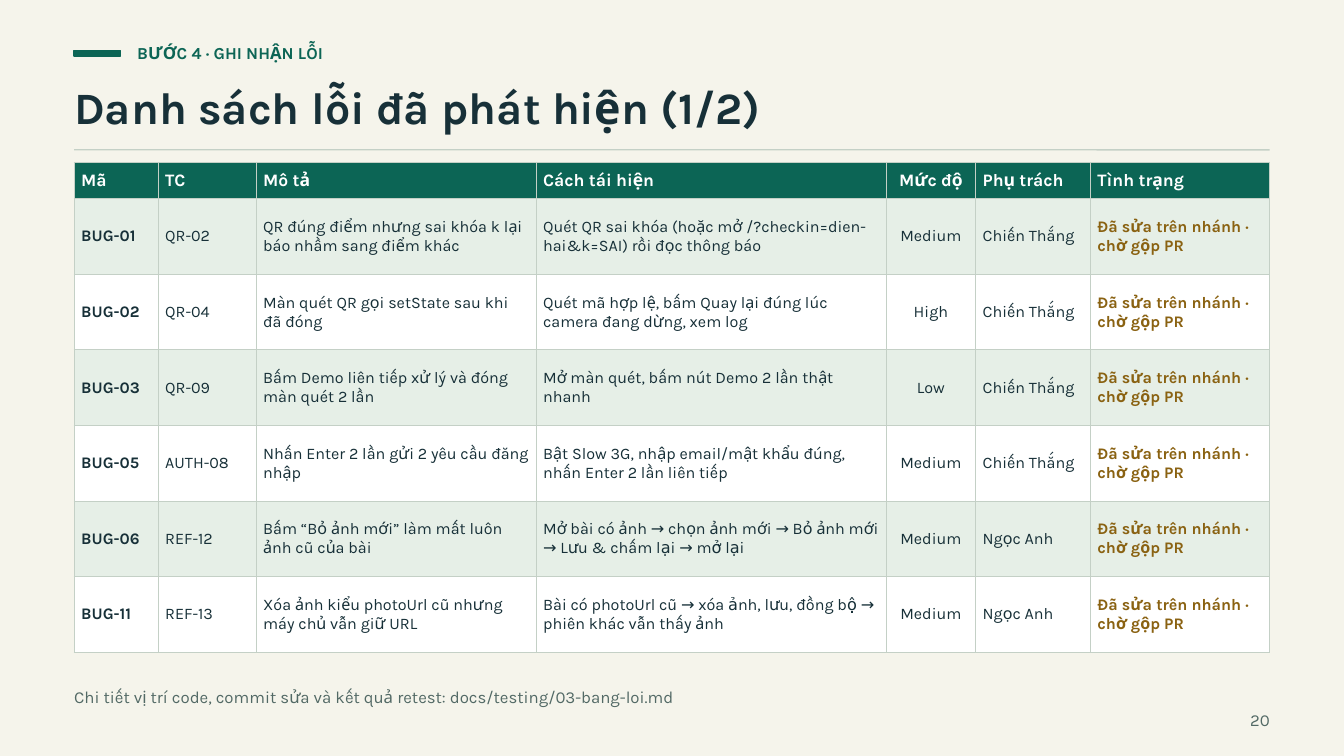
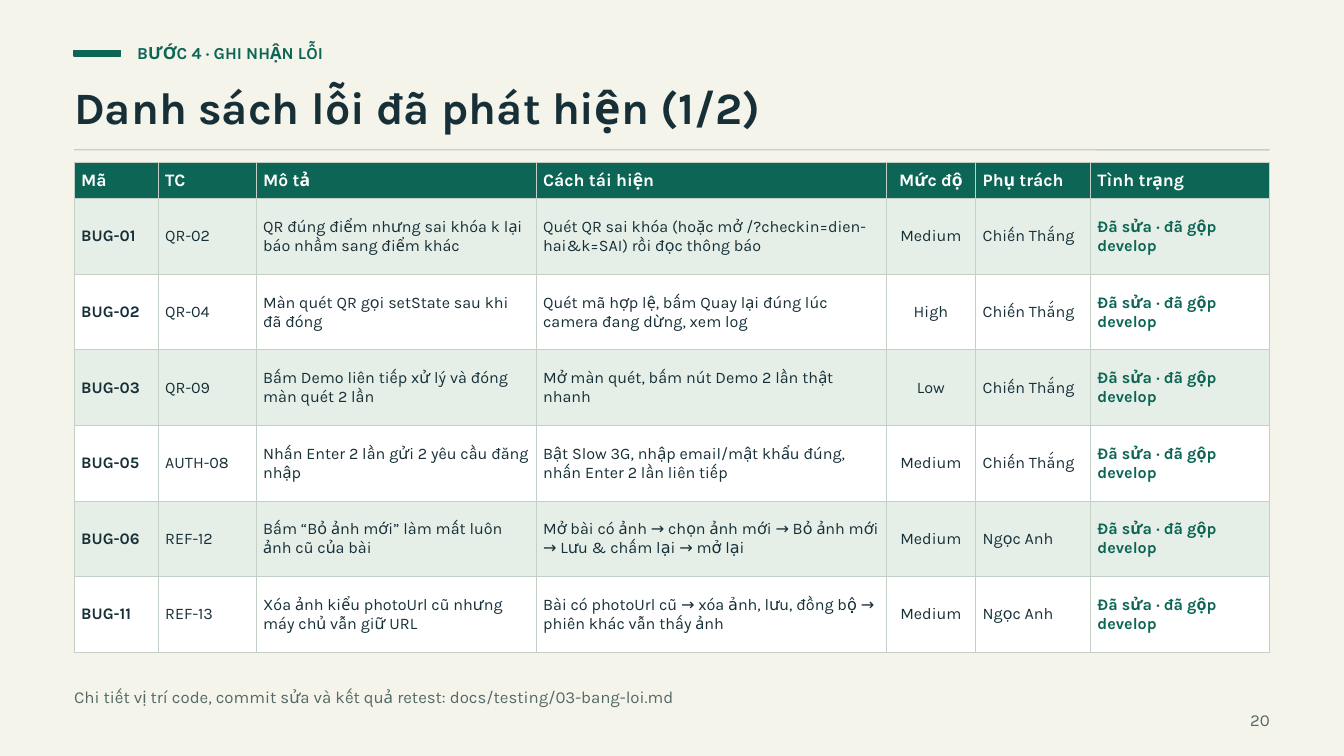
Before and after one commit to thangchien1607/local-passport, a slide deck: slide 20 of docs/testing/slide.pptx. Drawn at 1344x756 pixels with LibreOffice and Linux fonts; fonts in the diff are those of the drawing. Boxes give left, top, right and bottom in pixels: in the first picture for what was removed or moved away, otherwise in the second. Text is boxed around its words. In the diff, an @@ line names an element or a change of style, - is before the commit and + after.

Commit message:
docs(test): cập nhật trạng thái 11 lỗi sau khi gộp PR #49–#57
- Cả 11 lỗi đã có trên develop: 9 lỗi gộp ngày 28/11 qua PR #49–#57
- Bảng lỗi, báo cáo và tóm tắt đổi trạng thái sang "Đã sửa, đã gộp develop"
- Slide cập nhật: thẻ tình trạng, đối chiếu yêu cầu, việc tiếp theo

```diff
--- a/docs/testing/slide.pptx
+++ b/docs/testing/slide.pptx
@@ table at bbox=[75, 162, 1270, 652] @@
-row 2, column 7: Đã sửa trên nhánh · chờ gộp PR
+row 2, column 7: Đã sửa · đã gộp develop
-row 3, column 7: Đã sửa trên nhánh · chờ gộp PR
+row 3, column 7: Đã sửa · đã gộp develop
-row 4, column 7: Đã sửa trên nhánh · chờ gộp PR
+row 4, column 7: Đã sửa · đã gộp develop
-row 5, column 7: Đã sửa trên nhánh · chờ gộp PR
+row 5, column 7: Đã sửa · đã gộp develop
-row 6, column 7: Đã sửa trên nhánh · chờ gộp PR
+row 6, column 7: Đã sửa · đã gộp develop
-row 7, column 7: Đã sửa trên nhánh · chờ gộp PR
+row 7, column 7: Đã sửa · đã gộp develop
```
Also in this commit, not shown: 6 other slides changed, 4 other files.
